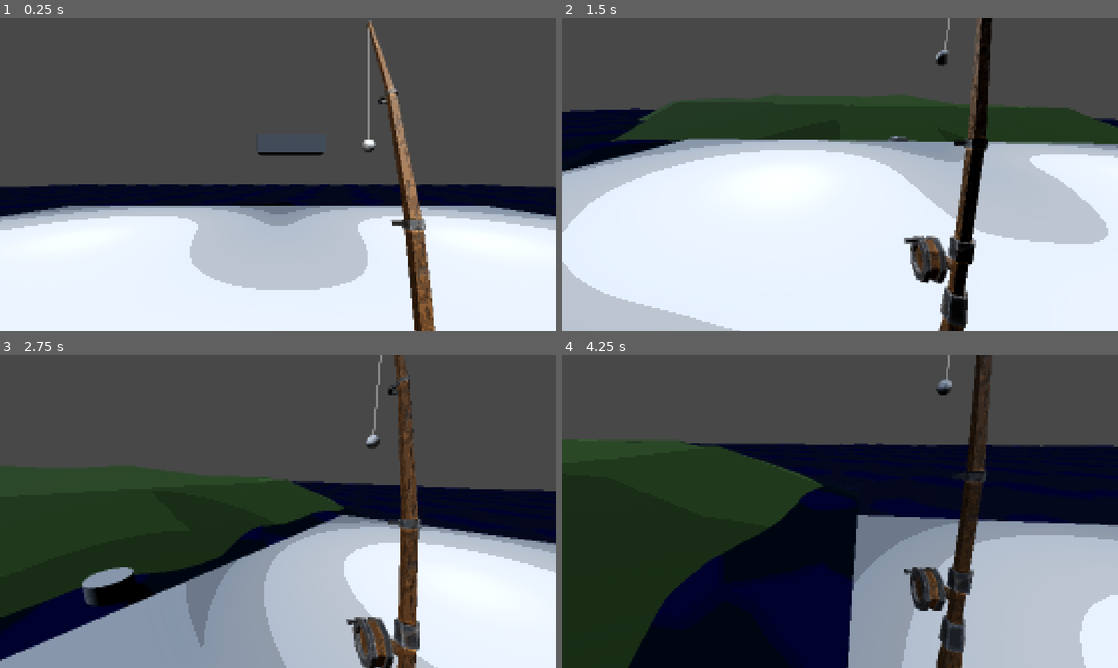
Above: before the commit, frames 1-4 (two rows, left to right).
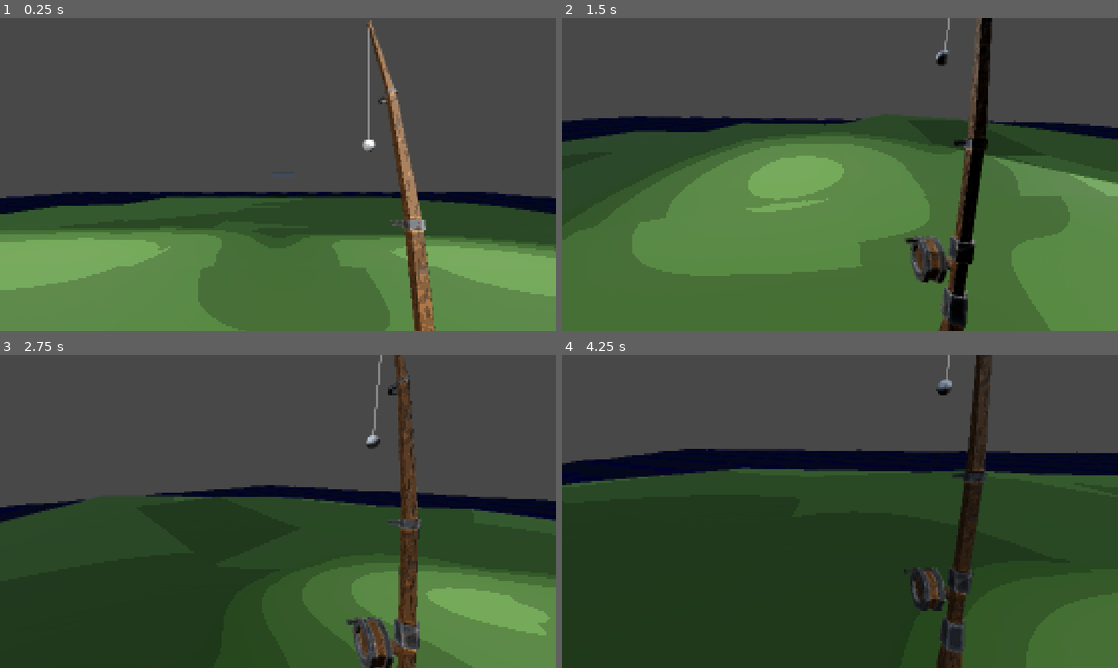
Above: after the commit, the same moments.

Repository: bobiscoolleonardo-collab/Collab
Game: Godot game, scene res://Scenes/game.tscn
Two runs of this game, one before a commit and one after it. Both use one fixed random seed, a clock stepped at 60 frames per second and the inputs below.
Inputs (mouse positions are in pixels of both pictures, inside the frame that each line leads up to):
- Up to frame 1 (0.25 s): no input
- Up to frame 2 (1.5 s): move the mouse to (962, 158) at 0.52 s; hold D (right) 0.53-1.28 s; tap Space (space) at 0.6 s; click (962, 158) at 0.67 s; move the mouse to (812, 174) at 1.27 s; hold W (up) from 1.28 s (still down); tap Shift (sprint) at 1.35 s
- Up to frame 3 (2.75 s): keep holding W (up); move the mouse to (289, 505) at 2.02 s; tap Space (space) at 2.1 s
- Up to frame 4 (4.25 s): keep holding W (up); move the mouse to (834, 517) at 2.77 s; tap Shift (sprint) at 2.85 s; move the mouse to (878, 514) at 3.52 s; tap Space (space) at 3.6 s

The runs differ from the first frame. In frame 1, 44% of the frame differs, in the area x 0-100%, y 3-100%; in frame 2, 65%, in the area x 0-100%, y 10-100%; in frame 3, 46%; in frame 4, 49%.

Commit message:
Update game.tscn

Diff:
--- a/Scenes/game.tscn
+++ b/Scenes/game.tscn
@@ -48,12 +48,6 @@
 volumetric_fog_gi_inject = 0.0
 adjustment_enabled = true
 adjustment_contrast = 1.05
-
-[sub_resource type="BoxMesh" id="BoxMesh_2poj3"]
-size = Vector3(20, 10, 20)
-
-[sub_resource type="BoxShape3D" id="BoxShape3D_wowpa"]
-size = Vector3(20, 10, 20)
 
 [sub_resource type="BoxMesh" id="BoxMesh_wrm1d"]
 size = Vector3(4, 1, 2)
@@ -142,47 +136,38 @@
 [node name="WorldEnvironment" type="WorldEnvironment" parent="Lighting" unique_id=1924020333]
 environment = SubResource("Environment_i6g32")
 
-[node name="Floor" type="StaticBody3D" parent="." unique_id=1147441855]
-transform = Transform3D(1, 0, 0, 0, 1, 0, 0, 0, 1, 0, -4.69488, 0)
-
-[node name="MeshInstance3D" type="MeshInstance3D" parent="Floor" unique_id=1739293450]
-mesh = SubResource("BoxMesh_2poj3")
-
-[node name="CollisionShape3D" type="CollisionShape3D" parent="Floor" unique_id=1694172693]
-shape = SubResource("BoxShape3D_wowpa")
-
 [node name="OmniLight3D" type="OmniLight3D" parent="." unique_id=1990955789]
-transform = Transform3D(1, 0, 0, 0, 1, 0, 0, 0, 1, 4.733427, 2.6650887, -4.7510724)
+transform = Transform3D(1, 0, 0, 0, 1, 0, 0, 0, 1, 4.733427, 3.923604, -4.7510724)
 light_energy = 1.5
 light_volumetric_fog_energy = 0.5
 omni_range = 6.2528315
 
 [node name="OmniLight3D2" type="OmniLight3D" parent="." unique_id=1256878660]
-transform = Transform3D(1, 0, 0, 0, 1, 0, 0, 0, 1, 4.649492, 2.6650887, 5.1020412)
+transform = Transform3D(1, 0, 0, 0, 1, 0, 0, 0, 1, 4.649492, 3.923604, 5.1020412)
 light_energy = 1.5
 light_volumetric_fog_energy = 0.5
 omni_range = 6.2528315
 
 [node name="OmniLight3D3" type="OmniLight3D" parent="." unique_id=874961501]
-transform = Transform3D(1, 0, 0, 0, 1, 0, 0, 0, 1, -4.792424, 2.6650887, 5.065784)
+transform = Transform3D(1, 0, 0, 0, 1, 0, 0, 0, 1, -4.792424, 3.923604, 5.065784)
 light_energy = 1.5
 light_volumetric_fog_energy = 0.5
 omni_range = 6.2528315
 
 [node name="OmniLight3D5" type="OmniLight3D" parent="." unique_id=1683137010]
-transform = Transform3D(1, 0, 0, 0, 1, 0, 0, 0, 1, -0.3208809, 2.6650887, 0.06357336)
+transform = Transform3D(1, 0, 0, 0, 1, 0, 0, 0, 1, -0.3208809, 3.923604, 0.06357336)
 light_energy = 1.5
 light_volumetric_fog_energy = 0.5
 omni_range = 6.2528315
 
 [node name="OmniLight3D4" type="OmniLight3D" parent="." unique_id=1492141090]
-transform = Transform3D(1, 0, 0, 0, 1, 0, 0, 0, 1, -4.792424, 2.6650887, -4.860452)
+transform = Transform3D(1, 0, 0, 0, 1, 0, 0, 0, 1, -4.792424, 3.923604, -4.860452)
 light_energy = 1.5
 light_volumetric_fog_energy = 0.5
 omni_range = 6.2528315
 
 [node name="Sphere" type="RigidBody3D" parent="." unique_id=2111528935]
-transform = Transform3D(1, 0, 0, 0, 1, 0, 0, 0, 1, 0.7353401, 3.9441233, -12.78145)
+transform = Transform3D(1, 0, 0, 0, 1, 0, 0, 0, 1, 0.7353401, 3.9441233, -38.755157)
 mass = 4.0
 script = ExtResource("3_wrm1d")
 
@@ -222,7 +207,7 @@
 transform = Transform3D(1, 0, 0, 0, 1, 0, 0, 0, 1, 1.9232683, -0.53777933, -0.949584)
 
 [node name="player" parent="." unique_id=298331612 instance=ExtResource("1_ebmjs")]
-transform = Transform3D(1, 0, 0, 0, 1, 0, 0, 0, 1, 0, 1.3665016, 0)
+transform = Transform3D(1, 0, 0, 0, 1, 0, 0, 0, 1, 0, 3.5401495, 0)
 
 [node name="water" type="MeshInstance3D" parent="." unique_id=1268632989]
 transform = Transform3D(1, 0, 0, 0, 1, 0, 0, 0, 1, 0, -0.4070902, 0.40032053)
@@ -234,12 +219,13 @@
 transform = Transform3D(1, 0, 0, 0, 1, 0, 0, 0, 1, 0, -0.8628092, 12.013616)
 mesh = SubResource("CylinderMesh_3dryh")
 
-[node name="StaticBody3D" type="StaticBody3D" parent="." unique_id=720465323]
-
-[node name="MeshInstance3D" type="MeshInstance3D" parent="StaticBody3D" unique_id=1009208606]
-transform = Transform3D(-4.3711392e-08, 0, 1.0000001, 0, 1, 0, -1.0000001, 0, -4.3711392e-08, 0, 0, 47.918762)
+[node name="Island" type="StaticBody3D" parent="." unique_id=720465323]
+transform = Transform3D(1, 0, 0, 0, 1, 0, 0, 0, 1, 0, -1.2418127, 0)
+
+[node name="MeshInstance3D" type="MeshInstance3D" parent="Island" unique_id=1009208606]
+transform = Transform3D(-4.3711392e-08, 0, 1.0000001, 0, 1, 0, -1.0000001, 0, -4.3711392e-08, 0, 0, 0)
 mesh = SubResource("ArrayMesh_i6g32")
 
-[node name="CollisionShape3D" type="CollisionShape3D" parent="StaticBody3D" unique_id=820172125]
-transform = Transform3D(-4.3711392e-08, 0, 1.0000001, 0, 1, 0, -1.0000001, 0, -4.3711392e-08, 0, 0, 47.918762)
+[node name="CollisionShape3D" type="CollisionShape3D" parent="Island" unique_id=820172125]
+transform = Transform3D(-4.3711392e-08, 0, 1.0000001, 0, 1, 0, -1.0000001, 0, -4.3711392e-08, 0, 0, 0)
 shape = SubResource("ConcavePolygonShape3D_1l0tm")
